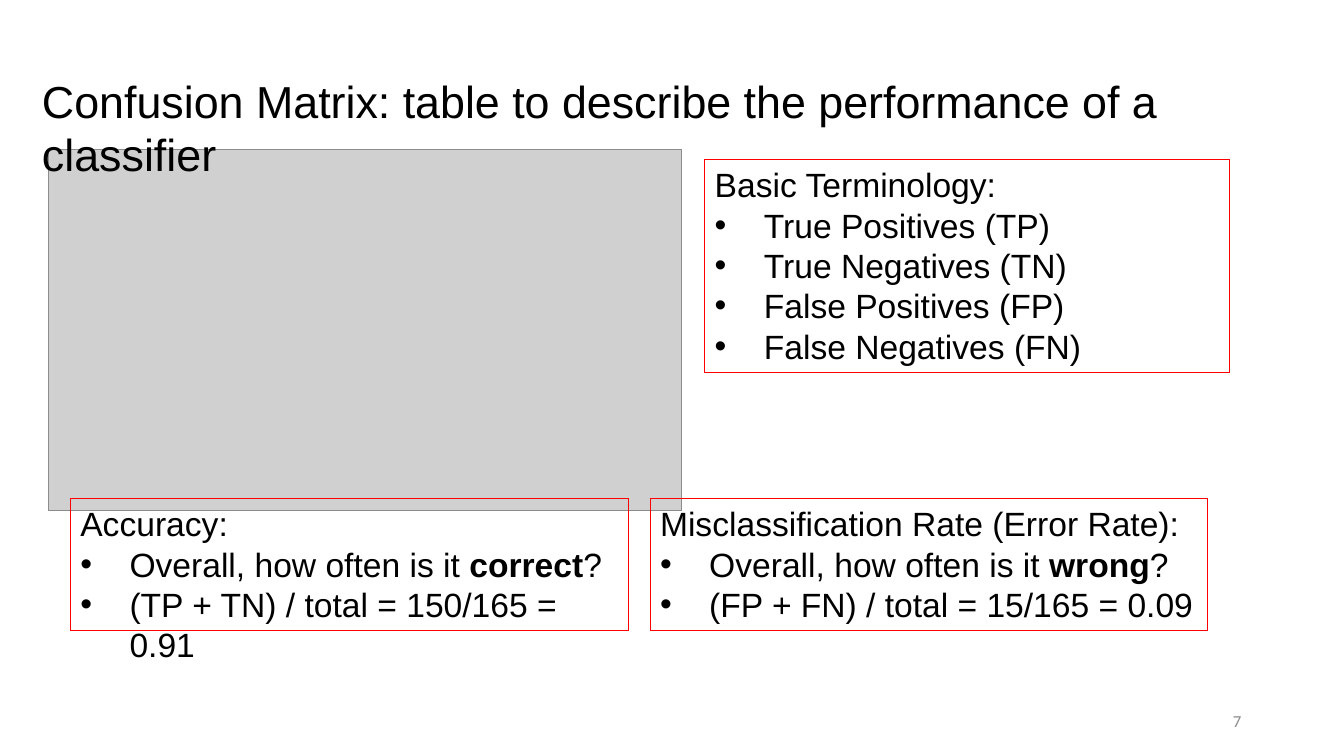
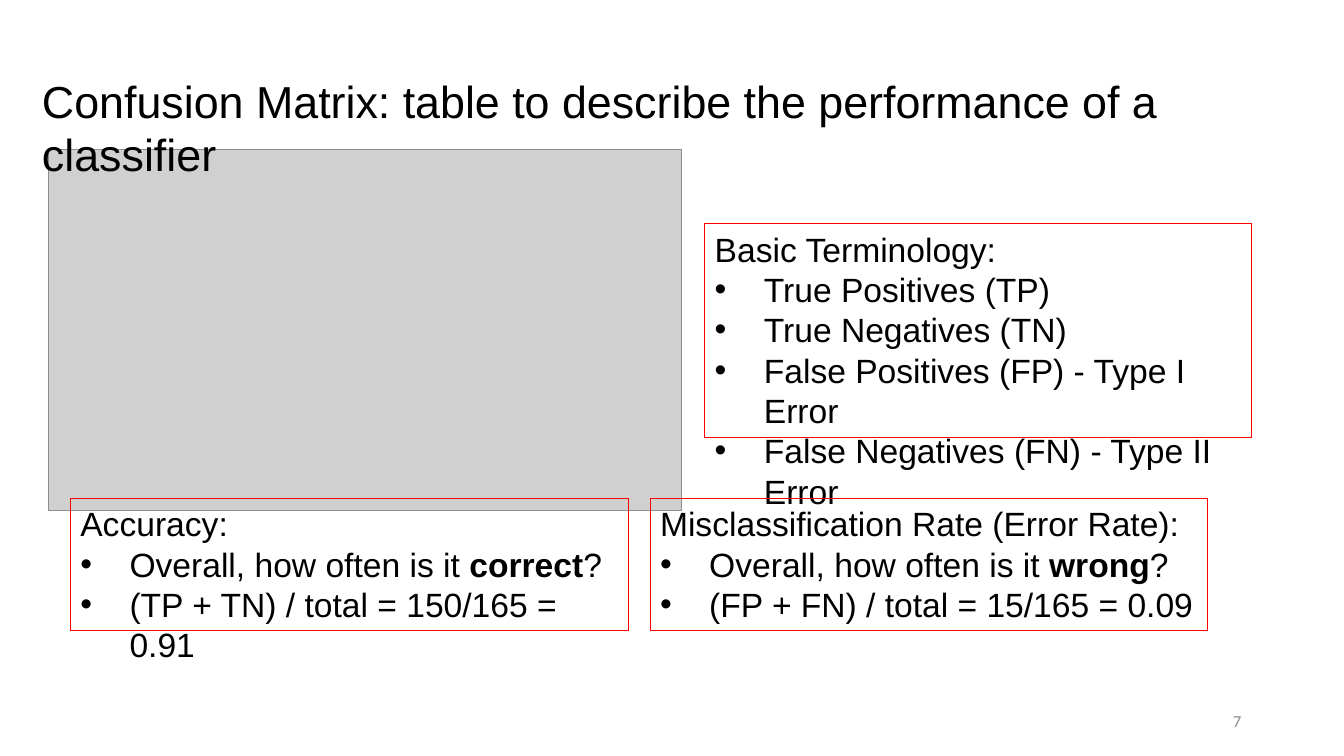
Before and after one commit to jayurbain/DataScienceIntro, a slide deck: slide 7 of slides/07_model_evaluation_and_metrics.pptx. Drawn at 1344x756 pixels with LibreOffice and Linux fonts; fonts in the diff are those of the drawing; grey boxes stand for pictures. Boxes give left, top, right and bottom in pixels: in the first picture for what was removed or moved away, otherwise in the second. Text is boxed around its words. In the diff, an @@ line names an element or a change of style, - is before the commit and + after.

```diff
--- a/slides/07_model_evaluation_and_metrics.pptx
+++ b/slides/07_model_evaluation_and_metrics.pptx
@@ rectangle "Basic Terminology:": place and size @@
-rectangle "Basic Terminology:" at box(705, 159, 1230, 373)
+rectangle "Basic Terminology:" at box(705, 224, 1251, 438)
@@ text in rectangle at box(764, 358, 1212, 505): text changed @@
-• False Positives (FP)
-• False Negatives (FN)
+• False Positives (FP) - Type I Error
+• False Negatives (FN) - Type II Error
```
Also in this commit, not shown: 2 other slides changed, 7 slides added, 1 other file.
